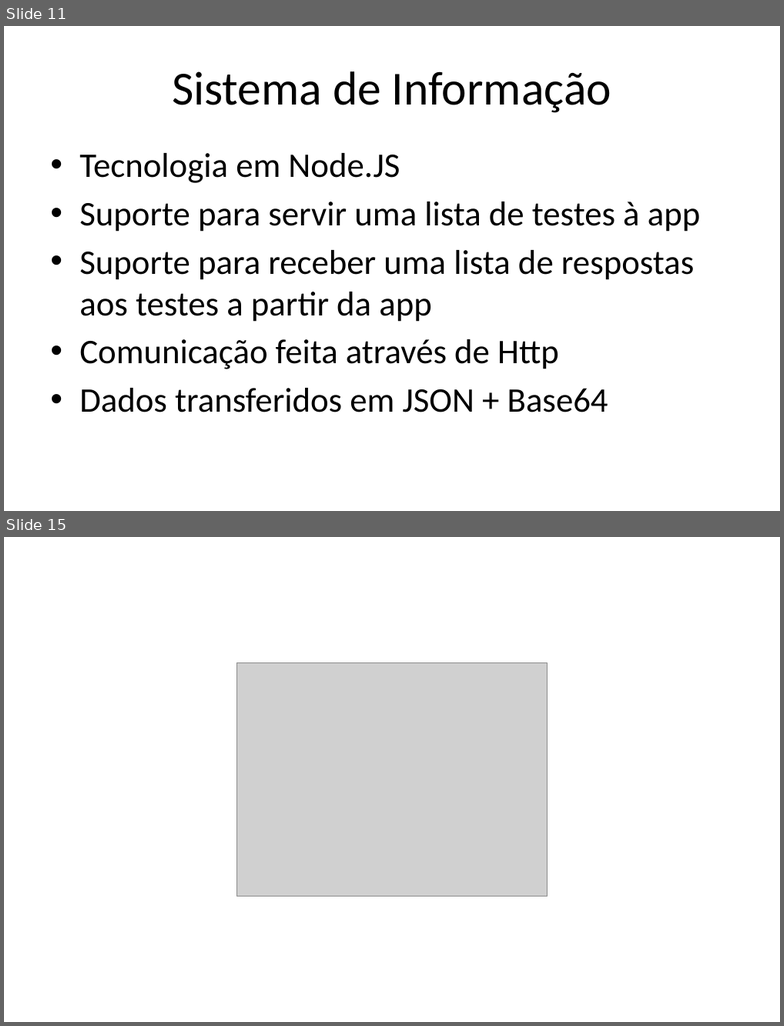
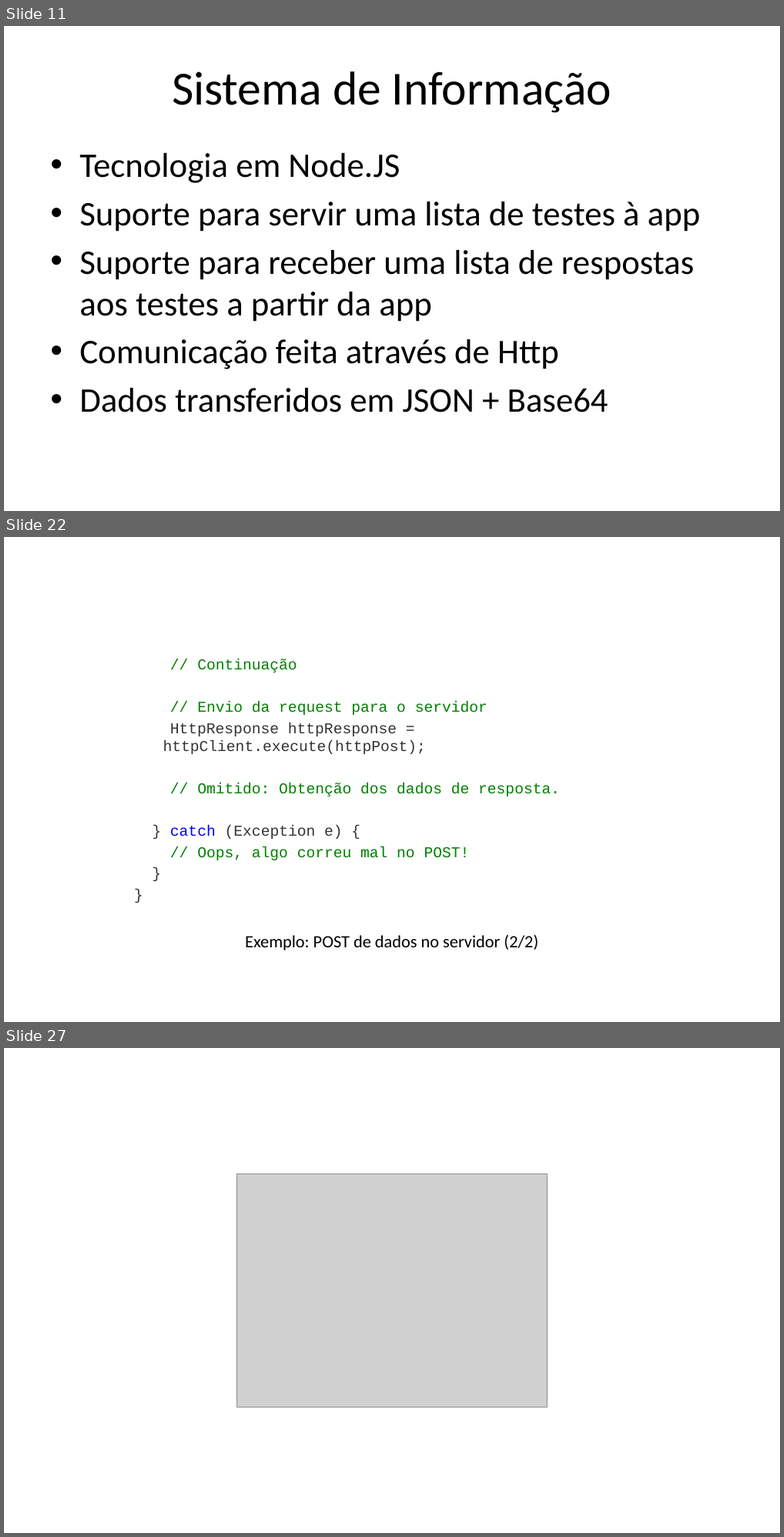
Before and after one commit to iptomar/letrinhas_si, a slide deck: Apresentacoes/v01.pptx. Shown one above the other, each under a label of ours: slides 11 and 15 before the commit, slides 11, 22 and 27 after it; the slides between them are not shown. The pictures are 784x1026 and 784x1537 pixels, drawn with LibreOffice and Linux fonts; fonts in the diff are those of the drawing; grey boxes stand for pictures; background and template pictures are left out. Boxes give left, top, right and bottom in pixels: in the first picture for what was removed or moved away, otherwise in the second. Text is boxed around its words. In the diff, an @@ line names an element or a change of style, - is before the commit and + after.

Commit message:
Adição de exemplos da API Android para parsing de JSON e execução de HTTP requests para o servidor.

```diff
--- a/Apresentacoes/v01.pptx
+++ b/Apresentacoes/v01.pptx
@@ slide 22 added at [4, 537, 780, 1022], background #FFFFFF @@
@@ text added at [163, 659, 560, 860], 14 pt, text #008000 @@
+// Continuação
+// Envio da request para o servidor
+HttpResponse httpResponse = httpClient.execute(httpPost);
+// Omitido: Obtenção dos dados de resposta.
+} catch (Exception e) {
+// Oops, algo correu mal no POST!
+}
+}
@@ text added at [245, 935, 538, 950], 16 pt, text #000000 @@
+Exemplo: POST de dados no servidor (2/2)
@@ what was slide 15 is now slide 27 @@
```
Also in this commit, not shown: 3 slides changed, 13 other slides added, 1 slide removed.
